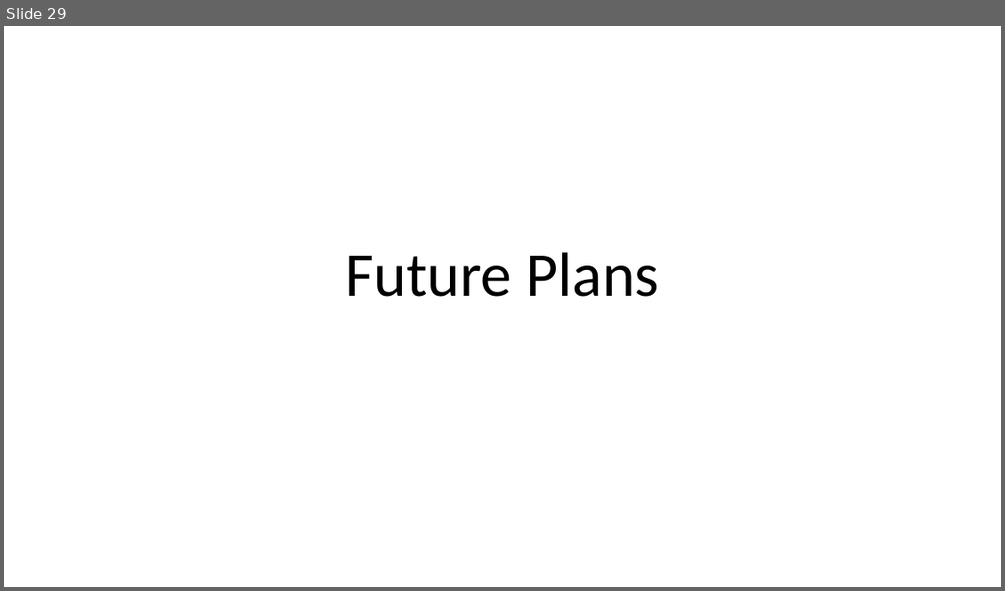
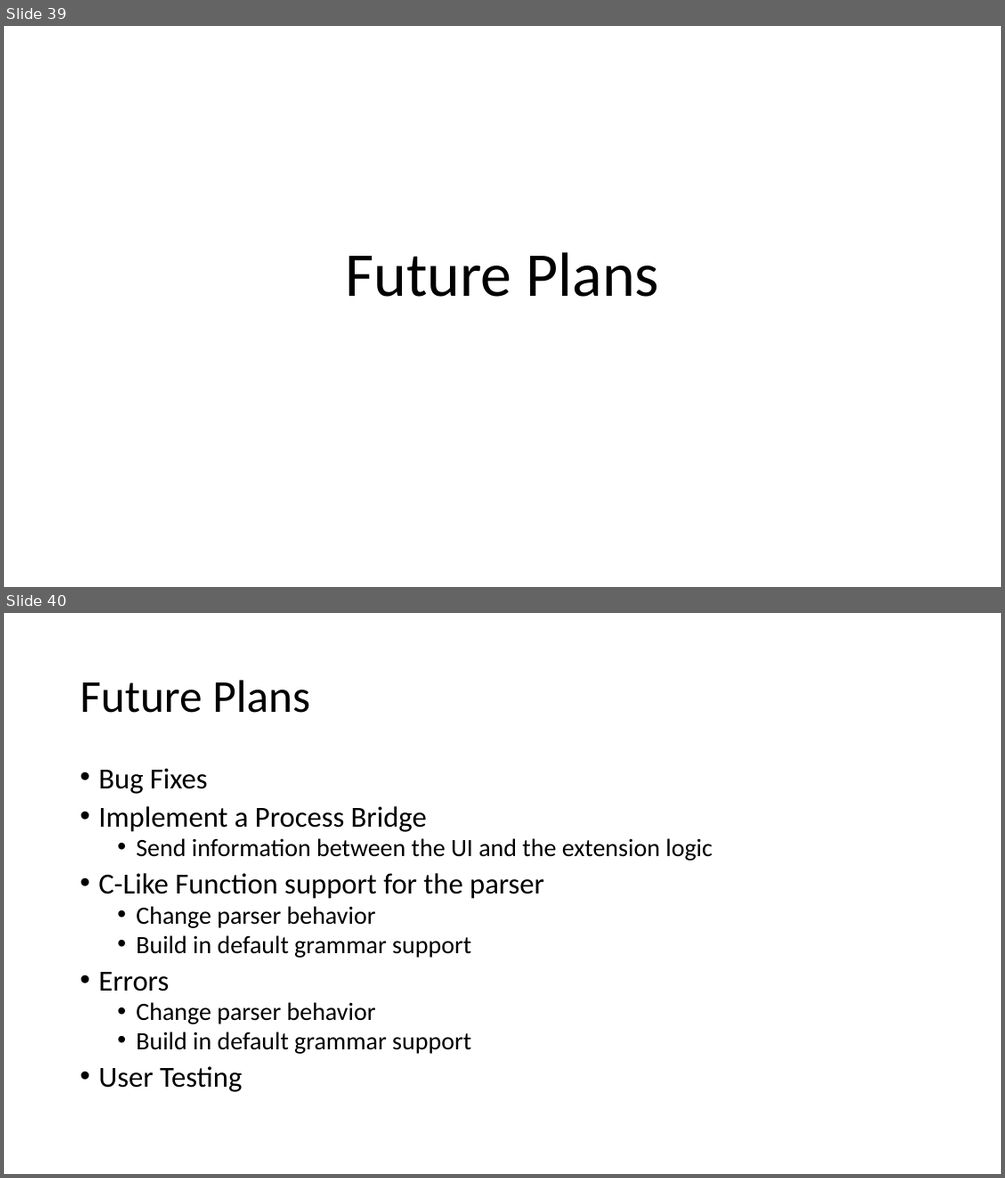
Before and after one commit to slichlyter12/Postal, a slide deck: ProgressReportMidWinter/Progress-Report-MidWinter-team38.pptx. Shown one above the other, each under a label of ours: slide 29 before the commit, slides 39 and 40 after it. The pictures are 1005x591 and 1005x1178 pixels, drawn with LibreOffice and Linux fonts; fonts in the diff are those of the drawing. Boxes give left, top, right and bottom in pixels: in the first picture for what was removed or moved away, otherwise in the second. Text is boxed around its words. In the diff, an @@ line names an element or a change of style, - is before the commit and + after.

```diff
--- a/ProgressReportMidWinter/Progress-Report-MidWinter-team38.pptx
+++ b/ProgressReportMidWinter/Progress-Report-MidWinter-team38.pptx
@@ slide 40 added at box(4, 613, 1001, 1174), background #FFFFFF @@
@@ title added at box(80, 680, 310, 713), 44 pt, text #000000 @@
+Future Plans
@@ text added at box(98, 768, 712, 1092), 24 pt, text #000000 @@
+• Bug Fixes
+• Implement a Process Bridge
+  • Send information between the UI and the extension logic
+• C-Like Function support for the parser
+  • Change parser behavior
+  • Build in default grammar support
+• Errors
+  • Change parser behavior
+  • Build in default grammar support
+• User Testing
@@ what was slide 29 is now slide 39 @@
```
Also in this commit, not shown: 14 slides changed, 15 other slides added, 6 slides removed.
